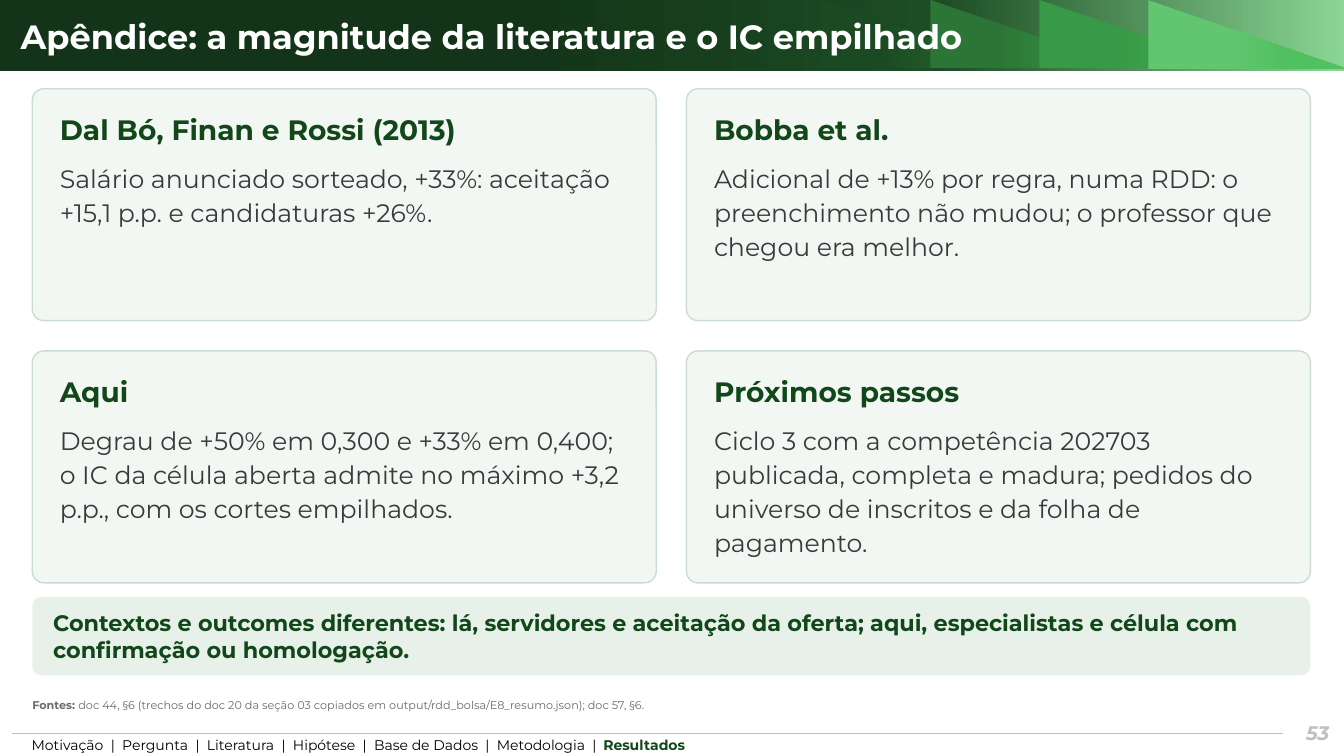
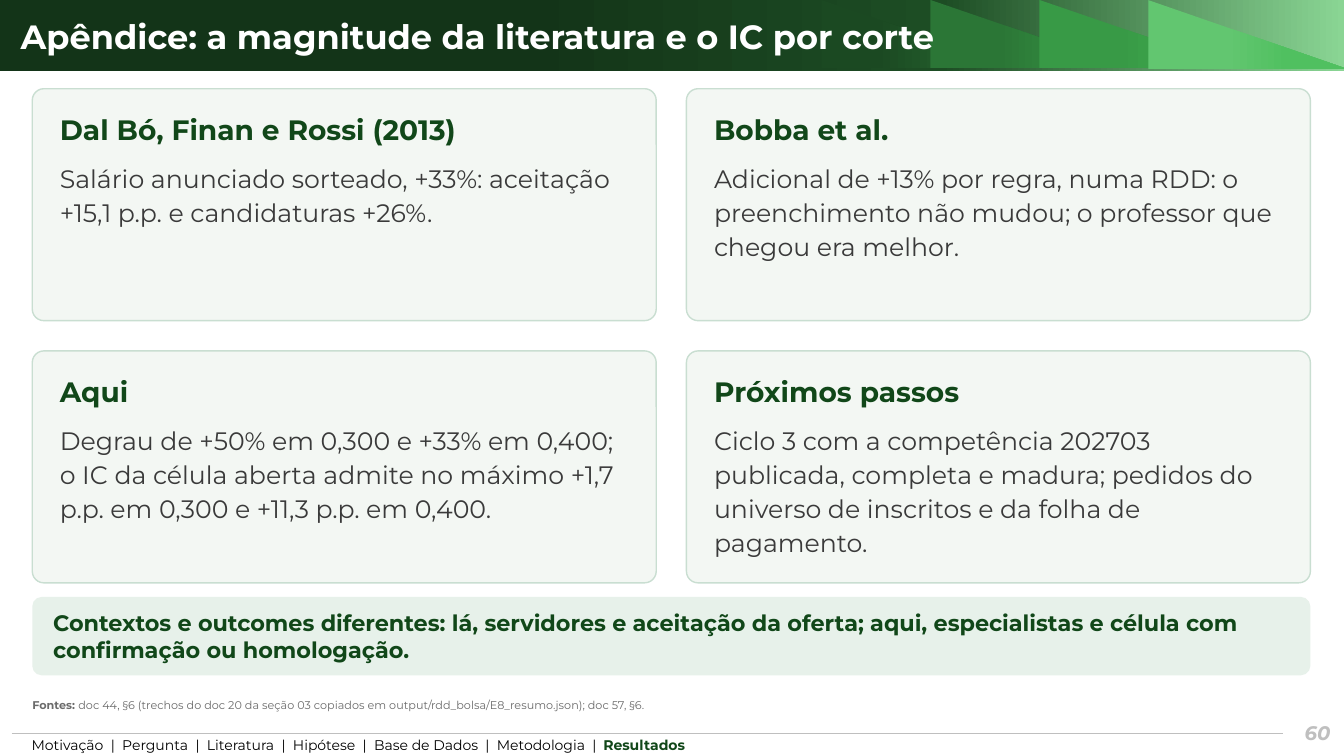
Before and after one commit to ka1victor/impact-eval-health-econ-pmme, a slide deck: slide 60 of output/apresentacao_banca2/deck_banca2.pptx (slide 53 before the commit). Drawn at 1344x756 pixels with LibreOffice and Linux fonts; fonts in the diff are those of the drawing; background and template pictures are left out. Boxes give left, top, right and bottom in pixels: in the first picture for what was removed or moved away, otherwise in the second. Text is boxed around its words. In the diff, an @@ line names an element or a change of style, - is before the commit and + after.

```diff
--- a/output/apresentacao_banca2/deck_banca2.pptx
+++ b/output/apresentacao_banca2/deck_banca2.pptx
@@ title at bbox=[21, 16, 934, 57]: text changed @@
-Apêndice: a magnitude da literatura e o IC empilhado
+Apêndice: a magnitude da literatura e o IC por corte
@@ text in rounded rectangle at bbox=[60, 431, 614, 523]: text changed @@
-Degrau de +50% em 0,300 e +33% em 0,400; o IC da célula aberta admite no máximo +3,2 p.p., com os cortes empilhados.
+Degrau de +50% em 0,300 e +33% em 0,400; o IC da célula aberta admite no máximo +1,7 p.p. em 0,300 e +11,3 p.p. em 0,400.
@@ page number at bbox=[1305, 726, 1331, 740]: text changed @@
-53
+60
```
Also in this commit, not shown: 14 other slides changed, 7 slides added, 23 other files.
